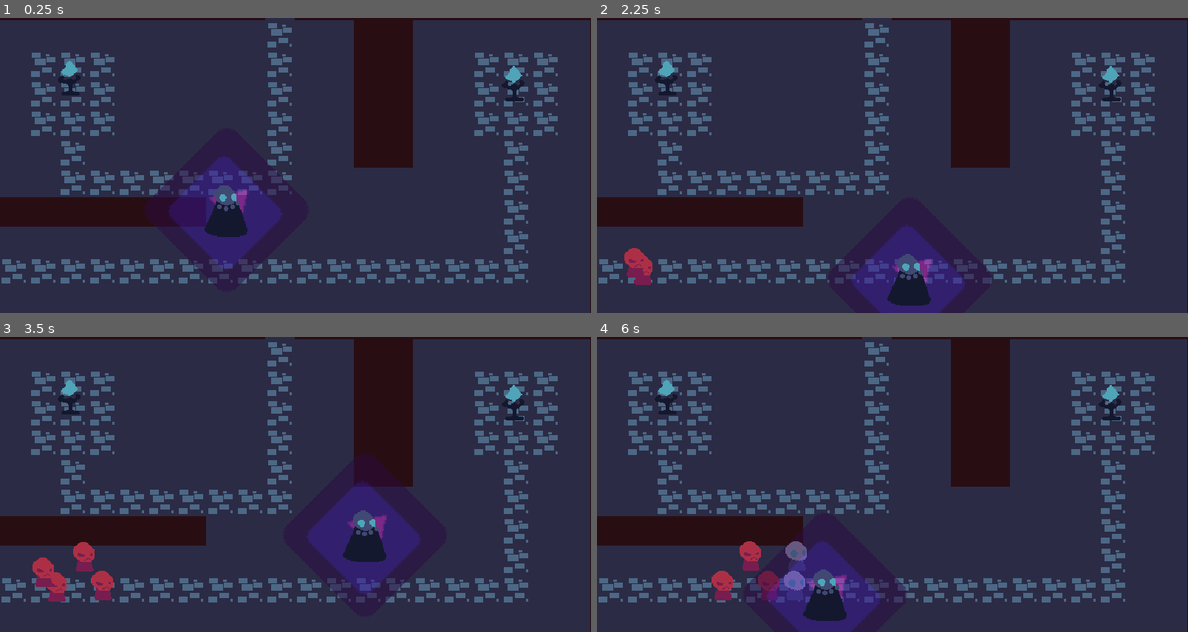
Above: before the commit, frames 1-4 (two rows, left to right).
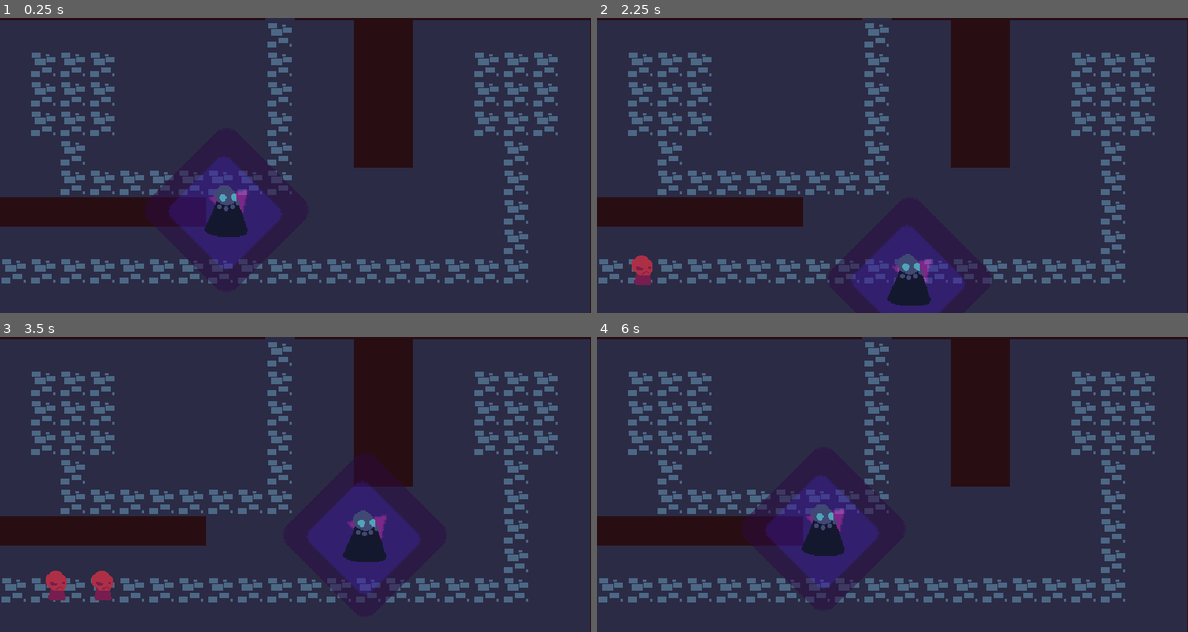
Above: after the commit, the same moments.

Repository: coderaurus/LD-50
Game: Godot game, scene res://scenes/Main.tscn
The game is run twice, just before and just after one commit, with the same random seed, the same clock (stepped at 60 frames per second) and the same inputs. The engine's default icon, where the game draws it, is replaced by a stand-in: a white triangle on a blue panel in a dark square.
Inputs (mouse positions are in pixels of both pictures, inside the frame that each line leads up to):
- Up to frame 1 (0.25 s): no input
- Up to frame 2 (2.25 s): tap Enter at 0.5 s; hold D (move_right) 0.53-1.28 s; hold S (move_down) 1.28-2.03 s; hold D (move_right) from 2.03 s (still down)
- Up to frame 3 (3.5 s): release D (move_right) at 2.78 s; hold W (move_up) from 2.78 s (still down)
- Up to frame 4 (6 s): release W (move_up) at 3.53 s; hold A (move_left) 3.53-5.03 s; hold S (move_down) 5.03-5.75 s; click (880, 514) at 5.75 s, where only the run after the commit has a clickable "Reload"

The runs differ from the first frame. In frame 1, 0.3% of the frame differs, in the area x 10-89%, y 14-90%; in frame 2, 0.5%; in frame 3, 0.9%; in frame 4, 7.3%, in the area x 10-89%, y 14-100%.

Commit message:
Add game reset UI and simple scoring from downed enemies. Change enemy detection to raycast2d.

Diff:
--- a/fonts/baseFont.tres
+++ b/fonts/baseFont.tres
@@ -3,5 +3,5 @@
 [ext_resource path="res://fonts/PressStart2P-Regular.ttf" type="DynamicFontData" id=1]
 
 [resource]
-size = 14
+size = 8
 font_data = ExtResource( 1 )
--- a/scenes/Main.gd
+++ b/scenes/Main.gd
@@ -4,6 +4,10 @@
 # Declare member variables here. Examples:
 # var a = 2
 # var b = "text"
+var game_over = false
+var level_complete = false
+var game_paused = false
+var score = 0
 
 
 # Called when the node enters the scene tree for the first time.
@@ -12,6 +16,28 @@
 	pass # Replace with function body.
 
 
+func game_over():
+	get_tree().paused = true
+	game_over = true
+	game_paused = true
+	$UI.show_reload(level_complete, score)
+
+
+func level_clear():
+	get_tree().paused = true
+	game_over = true
+	game_paused = true
+	level_complete = true
+	$UI.show_reload(level_complete, score)
+
+func add_score(amount):
+	score += amount
+
 # Called every frame. 'delta' is the elapsed time since the previous frame.
 #func _process(delta):
 #	pass
+
+
+func _on_Reload():
+	get_tree().reload_current_scene()
+	get_tree().paused = false
--- a/scenes/Main.tscn
+++ b/scenes/Main.tscn
@@ -1,11 +1,12 @@
-[gd_scene load_steps=7 format=2]
+[gd_scene load_steps=8 format=2]
 
 [ext_resource path="res://scenes/player/Player.tscn" type="PackedScene" id=1]
-[ext_resource path="res://scenes/player/Phylactery.tscn" type="PackedScene" id=3]
+[ext_resource path="res://fonts/baseFont.tres" type="DynamicFont" id=2]
 [ext_resource path="res://tiles/main_tiles.tres" type="TileSet" id=4]
 [ext_resource path="res://scripts/Map/Map.gd" type="Script" id=5]
 [ext_resource path="res://scenes/Main.gd" type="Script" id=6]
 [ext_resource path="res://scripts/enemies/SpawnPoint.gd" type="Script" id=7]
+[ext_resource path="res://scripts/UI/UI.gd" type="Script" id=8]
 
 [node name="Main" type="Node2D"]
 script = ExtResource( 6 )
@@ -62,7 +63,7 @@
 [node name="SpawnPoint2" type="Node2D" parent="World/Map/SpawnPoints"]
 position = Vector2( 302, -74 )
 script = ExtResource( 7 )
-inital_index = 1
+initial_index = 1
 
 [node name="SpawnTimer" type="Timer" parent="World/Map/SpawnPoints/SpawnPoint2"]
 
@@ -77,15 +78,39 @@
 
 [node name="Phylacteries" type="Node2D" parent="World"]
 
-[node name="Phylactery" parent="World/Phylacteries" instance=ExtResource( 3 )]
-position = Vector2( 558, 83 )
+[node name="Corpses" type="Node2D" parent="World"]
 
-[node name="Phylactery2" parent="World/Phylacteries" instance=ExtResource( 3 )]
-position = Vector2( 77, 77 )
+[node name="UI" type="CanvasLayer" parent="."]
+pause_mode = 2
+script = ExtResource( 8 )
 
-[node name="Corpses" type="Node2D" parent="World"]
+[node name="Reload Panel" type="Control" parent="UI"]
+visible = false
+margin_left = 252.0
+margin_top = 155.0
+margin_right = 292.0
+margin_bottom = 195.0
+
+[node name="Label" type="Label" parent="UI/Reload Panel"]
+margin_left = -14.0
+margin_top = -11.0
+margin_right = 120.0
+margin_bottom = 11.0
+custom_fonts/font = ExtResource( 2 )
+text = "Game over!
+You scored 9999"
+align = 1
+valign = 1
+
+[node name="Reload" type="Button" parent="UI/Reload Panel"]
+margin_top = 25.0
+margin_right = 107.0
+margin_bottom = 50.0
+custom_fonts/font = ExtResource( 2 )
+text = "Reload"
 
 [connection signal="enemy_down" from="World/Map" to="World/Map" method="_on_enemy_down"]
 [connection signal="timeout" from="World/Map/SpawnPoints/SpawnPoint/SpawnTimer" to="World/Map/SpawnPoints/SpawnPoint" method="_on_spawn"]
 [connection signal="timeout" from="World/Map/SpawnPoints/SpawnPoint2/SpawnTimer" to="World/Map/SpawnPoints/SpawnPoint2" method="_on_spawn"]
 [connection signal="timeout" from="World/Map/NewWaveTimer" to="World/Map" method="_on_new_wave"]
+[connection signal="pressed" from="UI/Reload Panel/Reload" to="." method="_on_Reload"]
--- a/scenes/enemies/Enemy.tscn
+++ b/scenes/enemies/Enemy.tscn
@@ -27,19 +27,21 @@
 default_color = Color( 1, 0.211765, 0, 1 )
 
 [node name="Health" parent="." instance=ExtResource( 3 )]
+max_hp = 3
 
 [node name="AttackTime" type="Timer" parent="."]
-wait_time = 0.5
+wait_time = 0.1
 one_shot = true
 
 [node name="AttackCooldown" type="Timer" parent="."]
 one_shot = true
 
+[node name="RespawnTimer" type="Timer" parent="."]
+wait_time = 10.0
+
 [node name="RayCast2D" type="RayCast2D" parent="."]
 enabled = true
-
-[node name="RespawnTimer" type="Timer" parent="."]
-wait_time = 10.0
+collision_mask = 10
 
 [connection signal="dead" from="." to="." method="_on_dead"]
 [connection signal="hit" from="." to="." method="_on_Enemy_hit"]
--- a/scenes/player/Player.tscn
+++ b/scenes/player/Player.tscn
@@ -7,10 +7,11 @@
 [ext_resource path="res://scenes/Health.tscn" type="PackedScene" id=5]
 
 [sub_resource type="CircleShape2D" id=1]
-radius = 90.0
+radius = 70.0
 
 [sub_resource type="CapsuleShape2D" id=2]
-radius = 22.0
+radius = 16.0
+height = 6.0
 
 [node name="Player" type="KinematicBody2D" groups=["player"]]
 z_index = 5
@@ -34,6 +35,7 @@
 texture = ExtResource( 1 )
 
 [node name="Tick" type="Timer" parent="Aura"]
+wait_time = 1.5
 autostart = true
 
 [node name="Sprite" type="Sprite" parent="."]
@@ -41,10 +43,15 @@
 texture = ExtResource( 3 )
 
 [node name="CollisionShape2D" type="CollisionShape2D" parent="."]
+position = Vector2( 0, 10 )
+z_index = 3
 shape = SubResource( 2 )
 
 [node name="Health" parent="." instance=ExtResource( 5 )]
+max_hp = 1
 
+[connection signal="dead" from="." to="." method="_on_dead"]
+[connection signal="hit" from="." to="." method="_on_hit"]
 [connection signal="body_entered" from="Aura/Area2D" to="Aura" method="_on_body_entered"]
 [connection signal="body_exited" from="Aura/Area2D" to="Aura" method="_on_body_exited"]
 [connection signal="timeout" from="Aura/Tick" to="Aura" method="_on_aura_tick"]
--- a/scripts/Map/Map.gd
+++ b/scripts/Map/Map.gd
@@ -3,31 +3,31 @@
 signal enemy_down
 
 export var wave_info : Dictionary = {}
+var waves = 0
 var wave = 0
 var enemy_wave_left = 10
-
-# Declare member variables here. Examples:
-# var a = 2
-# var b = "text"
 
 
 # Called when the node enters the scene tree for the first time.
 func _ready():
 	$NewWaveTimer.start()
-	pass # Replace with function body.
-
-
-# Called every frame. 'delta' is the elapsed time since the previous frame.
-#func _process(delta):
-#	pass
+	waves = wave_info.size()
 
 
 func _on_enemy_down():
 	enemy_wave_left -= 1
-	print("Enemies left ", enemy_wave_left)
+	get_tree().current_scene.add_score(50)
+#	print("Enemies left ", enemy_wave_left)
 	if enemy_wave_left == 0:
-		print("Wave clear")
+		_wave_clear()
+
+
+func _wave_clear():
+#	print("Wave clear")
+	if wave < waves:
 		$NewWaveTimer.start()
+	else:
+		get_tree().current_scene.level_clear()
 
 
 func _on_new_wave():
@@ -38,12 +38,12 @@
 	# Calculate spwan amounts for wave
 	for rule in rules:
 		rule  = rule.split(";")
-		print("Rules split ", rule)
+#		print("Rules split ", rule)
 		for part in rule:
 			part = part.split(" ")
 			enemy_wave_left += int(part[0])
 
-	print("Split rules ", rules)
+#	print("Split rules ", rules)
 	wave += 1
 	for i in $SpawnPoints.get_child_count():
 		$SpawnPoints.get_child(i).populate(rules[i])
--- /dev/null
+++ b/scripts/UI/UI.gd
@@ -0,0 +1,23 @@
+extends CanvasLayer
+
+
+# Declare member variables here. Examples:
+# var a = 2
+# var b = "text"
+
+
+# Called when the node enters the scene tree for the first time.
+func _ready():
+	pass # Replace with function body.
+
+
+func show_reload(level_clear, score):
+	var msg = ""
+	if level_clear:
+		msg = "Level cleared!\nScore: %s" % score
+	else:
+		msg = "Defeat...\nScore: %s" % score
+
+	$"Reload Panel/Label".text = msg
+	$"Reload Panel".show()
+	$"Reload Panel/Reload".grab_focus()
--- a/scripts/enemies/Enemy.gd
+++ b/scripts/enemies/Enemy.gd
@@ -58,14 +58,13 @@
 	if !is_instance_valid(target) and !on_path:
 		if world.get_node("Phylacteries").get_child_count() > 0:
 			target = world.get_node("Phylacteries").get_child(0)
-		elif world.get_node("Player") != null:
+		elif world.get_node_or_null("Player") != null:
 			target = world.get_node("Player")
-	elif attacking:
-		attacking = false
+
 
 
 func navigate_and_move():
-	if !on_path:
+	if !on_path and is_instance_valid(target):
 		if target.global_position != target_pos:
 			target_pos = target.global_position
 	#		path = map.get_simple_path(map.get_child(0).world_to_map(global_position), map.get_child(0).world_to_map(target_pos), false)
@@ -81,7 +80,11 @@
 	# Get path
 	if path.size() > 1:
 		velocity = global_position.direction_to(path[1]) * speed
-#		$RayCast2D.cast_to = velocity
+		$RayCast2D.cast_to = velocity
+		$RayCast2D.cast_to.x = clamp($RayCast2D.cast_to.x/2, -42, 42)
+		$RayCast2D.cast_to.y = clamp($RayCast2D.cast_to.y/2, -42, 42)
+
+#		print($RayCast2D.cast_to)
 		# Reach point, pop it from the list
 		if global_position == path[1] or global_position.distance_to(path[1]) < 8:
 			path.pop_front()
@@ -93,35 +96,14 @@
 		else:
 			on_path = false
 			_check_target()
+	velocity = move_and_slide(velocity)
 
-	# Test collision
-	var collision = move_and_collide(velocity, true, true, true)
-	# Move
-	var previous_pos = global_position
-	velocity = move_and_slide(velocity)
-	distance_travelled += previous_pos.distance_to(global_position)
-	if collision != null:
-#		print(collision.collider.name)
-		var distance = 1000
-#		var distance = global_position.distance_to(collision.collider.global_position)
-#		print("Distance to target", distance)
-		if  (!(target is Vector2) and collision.collider == target) or collision.collider.is_in_group("corpse"):
-			if collision.collider.get_node("Health").alive():
-	#			print(collision.collider.name)
-				if collision.collider.is_in_group("corpse"):
-					distance = global_position.distance_to(collision.collider.global_position)
-#					print("Corpse ahead, me at ", global_position)
-	#				print("Corpse targeted")
-					attack_target = collision.collider
-				else:
-	#				print("not a corpse")
-					distance = global_position.distance_to(collision.collider.global_position)
-
-#				print("Attack distance - ", distance)
-#				print("Target - ", attack_target)
-				if distance <= attack_range and !attacking and $AttackTime.is_stopped():
-					attacking = true
-					$AttackTime.start()
+	var collider = $RayCast2D.get_collider()
+	if collider != null and !attacking:
+#		print("[%s] Attack %s " % [self.name, collider.name])
+		attacking = true
+		attack_target = collider
+		$AttackTime.start(0)
 
 
 
@@ -140,32 +122,18 @@
 func _on_attack():
 #	print("Me", self)
 	distance_travelled += 75
-	if attack_target == null or !is_instance_valid(attack_target):
-#		print("Attack target not valid")
-		if !(target is Vector2):
-			attack_target = target
-
-	if is_instance_valid(attack_target):
-#		print("Attack target valid ", attack_target)
-		#print("target ", target != null)
-#		print("   Me at %s | target at %s " % [global_position, attack_target.global_position])
-
-		var distance = global_position.distance_to(attack_target.global_position)
-#		print("   Target in ", distance)
-		if  distance <= attack_range:
-#			print("Enough distance")
-			attack_target.emit_signal("hit")
-			if attack_target.get_node("Health").alive():
-				$AttackCooldown.start()
-		else:
-#			print("Not attacking")
-			attacking = false
-	else:
-		attacking = false
+#
+#	print("%s Attack %s" % [self.name, attack_target])
+	attack_target.emit_signal("hit")
+	if attack_target.get_node("Health").alive():
+		$AttackCooldown.start()
 
 
 func _on_attack_cooldown():
-	$AttackTime.start()
+	if $RayCast2D.collider != null:
+		$AttackTime.start()
+	else:
+		attacking = false
 
 
 func _on_stuck_check():
--- a/scripts/enemies/SpawnPoint.gd
+++ b/scripts/enemies/SpawnPoint.gd
@@ -4,7 +4,7 @@
 #export var enemy_list : Dictionary = {}
 onready var enemy = preload("res://scenes/enemies/Enemy.tscn")
 onready var world = get_tree().current_scene.get_node("World")
-export var inital_index = 0
+export var initial_index = 0
 
 var spawn_rules = []
 var spawns_per_wave = 5
@@ -47,7 +47,7 @@
 	match spawn_rules[spawned][1]:
 		"path": # follow the road
 			e.on_path = true
-			e.followed_path = world.get_node("Map").get_node("Road").get_child(inital_index)
+			e.followed_path = world.get_node("Map").get_node("Road").get_child(initial_index)
 		"wild": # spawn and "beeline"
 			e.on_path = false
 			e.global_position = global_position
@@ -58,7 +58,9 @@
 				e.on_path = true
 
 	# Determine phylactery
-	e.target = world.get_node("Phylacteries").get_child(inital_index)
+	var phyla_count = world.get_node("Phylacteries").get_child_count()
+	if  phyla_count > 0 and phyla_count > initial_index:
+		e.target = world.get_node("Phylacteries").get_child(initial_index)
 
 	world.get_node("Enemies").add_child(e)
 	e.activate()
--- a/scripts/player/Player.gd
+++ b/scripts/player/Player.gd
@@ -33,3 +33,12 @@
 
 func _physics_process(delta):
 	move_and_slide(velocity * speed)
+
+
+func _on_hit():
+	$Health.emit_signal("hit")
+
+
+func _on_dead():
+	get_tree().current_scene.game_over()
+	queue_free()
